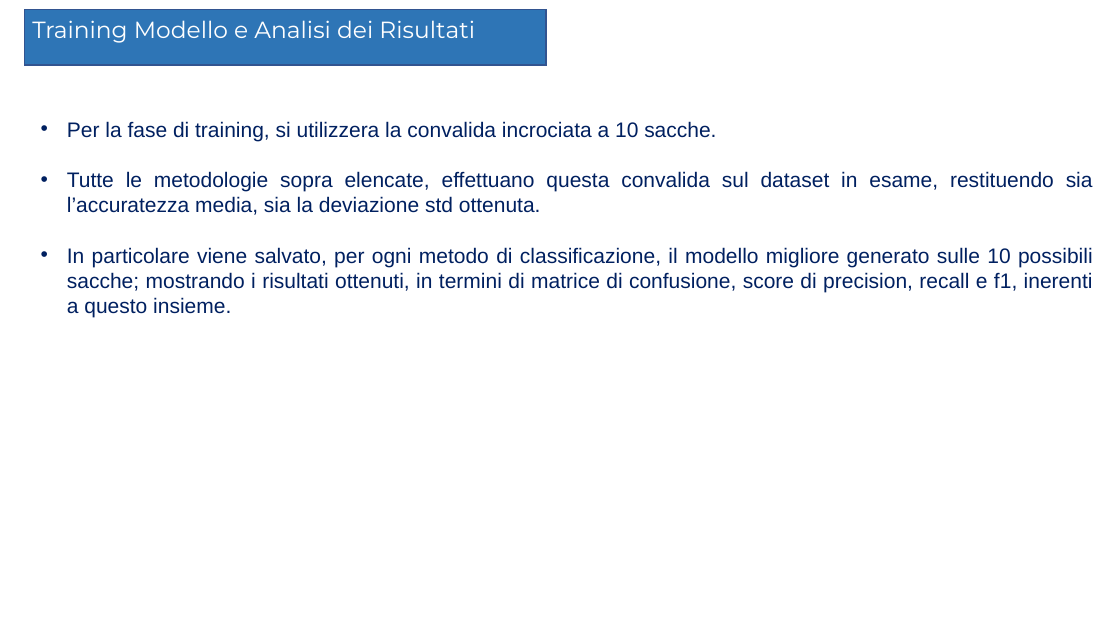
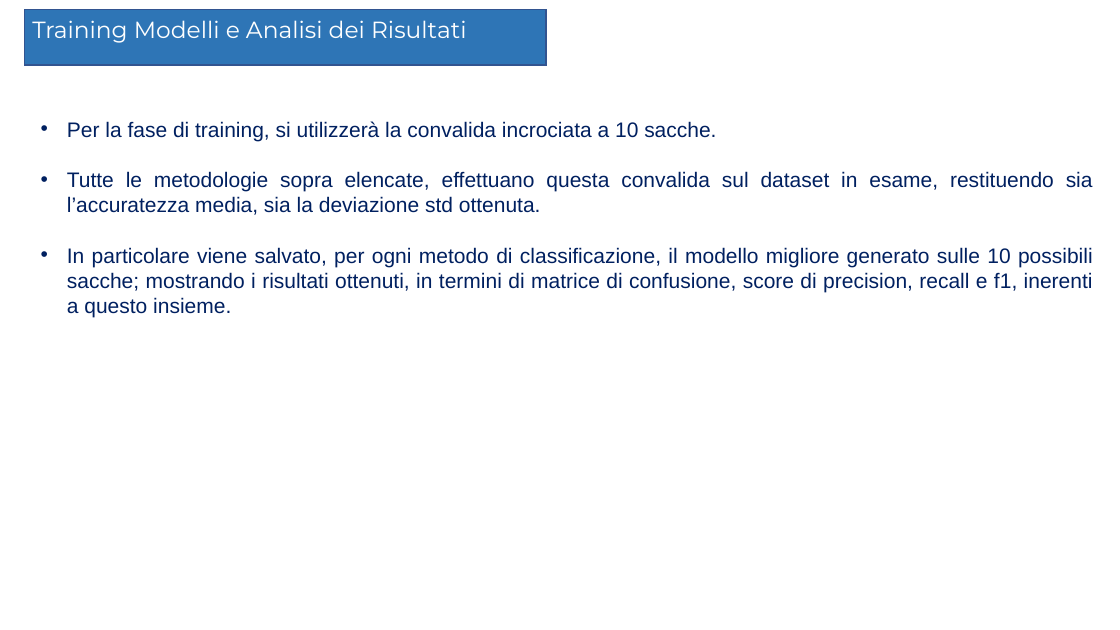
Before and after one commit to Elmaravilla7/Tesi, a slide deck: slide 34 of Presentazione204898.pptx. Drawn at 1120x630 pixels with LibreOffice and Linux fonts; fonts in the diff are those of the drawing; background and template pictures are left out. Boxes give left, top, right and bottom in pixels: in the first picture for what was removed or moved away, otherwise in the second. Text is boxed around its words. In the diff, an @@ line names an element or a change of style, - is before the commit and + after.

```diff
--- a/Presentazione204898.pptx
+++ b/Presentazione204898.pptx
@@ text at <box>32,20,467,43</box>: text changed @@
-Training Modello e Analisi dei Risultati
+Training Modelli e Analisi dei Risultati
@@ text at <box>67,121,716,141</box>: text changed @@
-  • Per la fase di training, si utilizzera la convalida incrociata a 10 sacche.
+  • Per la fase di training, si utilizzerà la convalida incrociata a 10 sacche.
```
Also in this commit, not shown: 11 other slides changed.
